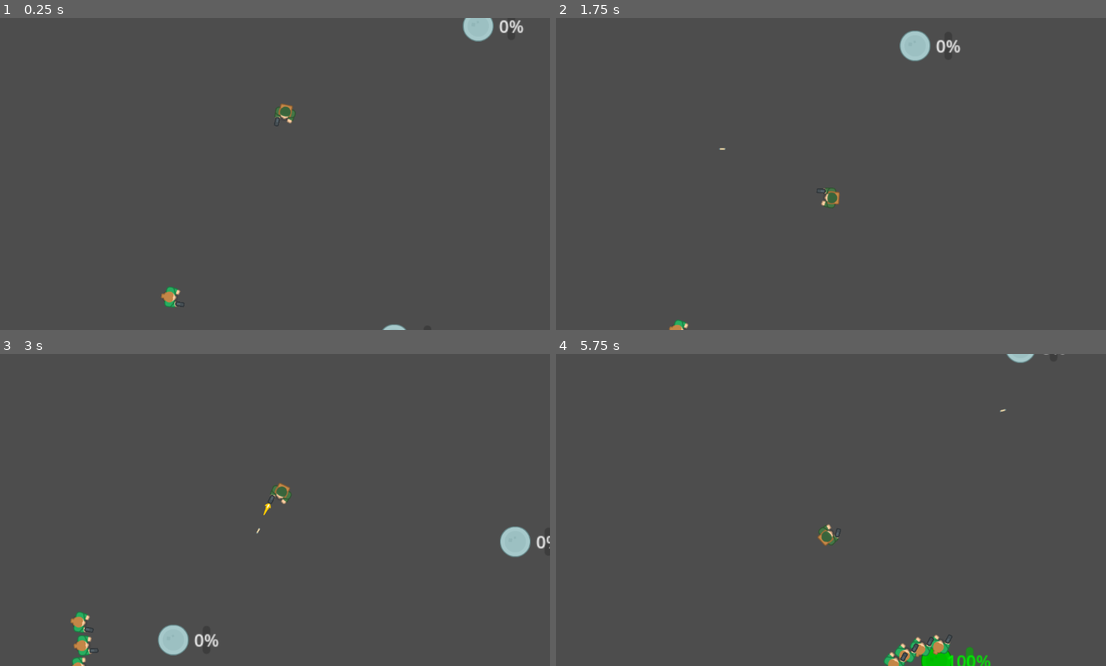
Above: before the commit, frames 1-4 (two rows, left to right).
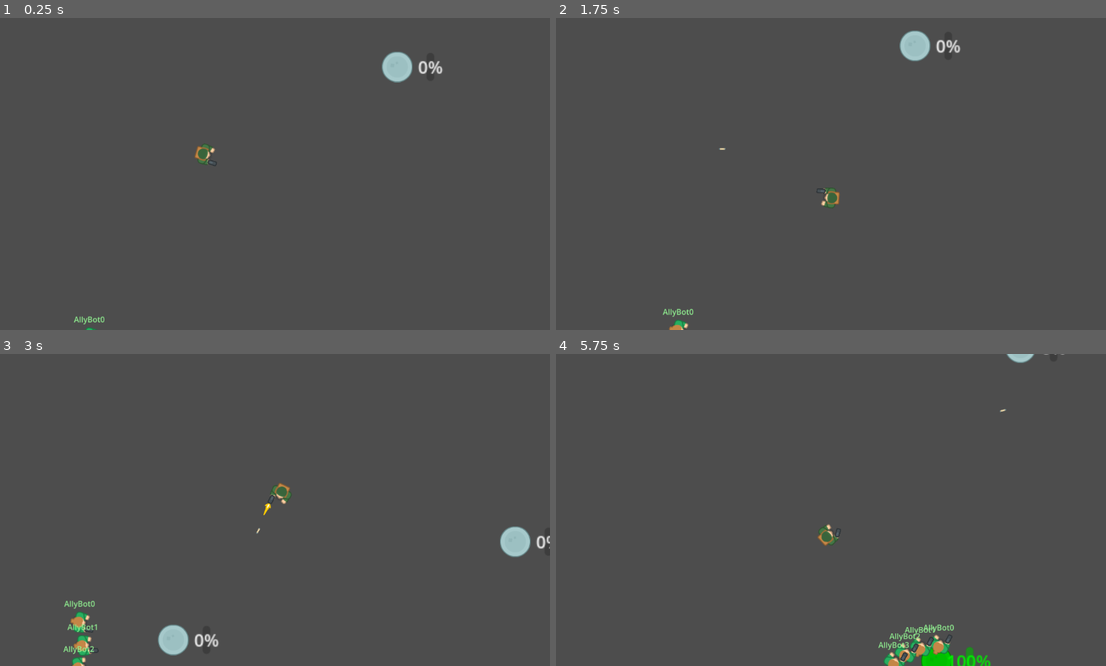
Above: after the commit, the same moments.

Repository: ZeromaXHe/MyGitRepository
Game: Godot game, scene res://scenes/main.tscn
The game is run twice, just before and just after one commit, with the same random seed, the same clock (stepped at 60 frames per second) and the same inputs.
Inputs (mouse positions are in pixels of both pictures, inside the frame that each line leads up to):
- Up to frame 1 (0.25 s): no input
- Up to frame 2 (1.75 s): move the mouse to (952, 158) at 0.52 s; hold D (right) 0.53-1.28 s; click (952, 158) at 0.6 s; move the mouse to (715, 189) at 1.27 s; hold S (down) from 1.28 s (still down); click (715, 189) at 1.35 s
- Up to frame 3 (3 s): move the mouse to (330, 441) at 2.02 s; release S (down) at 2.03 s; hold D (right) 2.03-2.78 s; click (330, 441) at 2.1 s; move the mouse to (242, 572) at 2.77 s; hold W (up) from 2.78 s (still down); click (242, 572) at 2.85 s
- Up to frame 4 (5.75 s): move the mouse to (996, 556) at 3.52 s; release W (up) at 3.53 s; hold A (left) 3.53-5.03 s; click (996, 556) at 3.6 s; tap R (reload) at 4.15 s; move the mouse to (660, 463) at 4.27 s; click (660, 463) at 4.35 s; move the mouse to (858, 510) at 5.02 s; hold S (down) from 5.03 s (still down); click (858, 510) at 5.1 s

The runs differ from the first frame. In frame 1, 1.6% of the frame differs, in the area x 13-96%, y 0-100%; in frame 2, less than 0.1%; in frame 3, 0.2%; in frame 4, 0.3%.

Commit message:
feature(GodotDemo): GodotProjects 俯视角射击游戏 - Bullet 相关重构; 给 Actor 加上名字标签

Diff:
--- a/GodotDemo/GodotProjects/scenes/ally.tscn
+++ b/GodotDemo/GodotProjects/scenes/ally.tscn
@@ -29,3 +29,7 @@
 
 [node name="Team" parent="." instance=ExtResource("6_r3vll")]
 side = 1
+
+[node name="NameLabelTransform" type="RemoteTransform2D" parent="."]
+update_rotation = false
+update_scale = false
--- a/GodotDemo/GodotProjects/scenes/enemy.tscn
+++ b/GodotDemo/GodotProjects/scenes/enemy.tscn
@@ -29,3 +29,7 @@
 
 [node name="Team" parent="." instance=ExtResource("6_qytbh")]
 side = 2
+
+[node name="NameLabelTransform" type="RemoteTransform2D" parent="."]
+update_rotation = false
+update_scale = false
--- a/GodotDemo/GodotProjects/scenes/main.tscn
+++ b/GodotDemo/GodotProjects/scenes/main.tscn
@@ -8,6 +8,7 @@
 [ext_resource type="PackedScene" uid="uid://ejyelg0drrkc" path="res://scenes/map_ai.tscn" id="6_sp66p"]
 [ext_resource type="PackedScene" uid="uid://cj7v1r6xwgcd4" path="res://scenes/capturable_base.tscn" id="6_w1ort"]
 [ext_resource type="Texture2D" uid="uid://dk6x4qtsry04e" path="res://assets/top_down_shooter/Tilesheet/tilesheet_complete.png" id="8_gbds6"]
+[ext_resource type="Script" path="res://scripts/name_labels_manager.gd" id="9_06alu"]
 
 [sub_resource type="TileSetAtlasSource" id="TileSetAtlasSource_psymo"]
 texture = ExtResource("8_gbds6")
@@ -561,7 +562,7 @@
 script = ExtResource("1_2etsu")
 
 [node name="Camera2D" type="Camera2D" parent="."]
-position = Vector2(-100, 466)
+position = Vector2(519, 153)
 position_smoothing_enabled = true
 
 [node name="CapturableBaseManager" type="Node2D" parent="."]
@@ -621,3 +622,15 @@
 [node name="Ground" type="TileMap" parent="."]
 tile_set = SubResource("TileSet_il0hw")
 format = 2
+
+[node name="GUI" type="Control" parent="."]
+layout_mode = 3
+anchors_preset = 0
+offset_right = 40.0
+offset_bottom = 40.0
+
+[node name="NameLabelsManager" type="Control" parent="GUI"]
+anchors_preset = 0
+offset_right = 40.0
+offset_bottom = 40.0
+script = ExtResource("9_06alu")
--- a/GodotDemo/GodotProjects/scenes/player.tscn
+++ b/GodotDemo/GodotProjects/scenes/player.tscn
@@ -12,7 +12,6 @@
 
 [node name="Player" type="CharacterBody2D" groups=["player"]]
 script = ExtResource("1_mu2a5")
-speed = null
 
 [node name="BodyImg" type="Sprite2D" parent="."]
 texture = ExtResource("2_tgrye")
--- a/GodotDemo/GodotProjects/scripts/actor.gd
+++ b/GodotDemo/GodotProjects/scripts/actor.gd
@@ -2,7 +2,7 @@
 class_name Actor
 
 
-signal died
+signal died(actor: Actor, killer)
 
 
 @export var speed: int = 100
@@ -11,12 +11,29 @@
 @onready var ai: AI = $AI
 @onready var weapon: Weapon = $Weapon
 @onready var team: Team = $Team
+@onready var name_label_transform: RemoteTransform2D = $NameLabelTransform
+
+var spawn_idx: int = -1
+var name_label_node2d: Node2D = null
 
 
 func _ready():
 	ai.initialize(self, weapon, team.side)
-	weapon.initialize(team.side)
+	weapon.initialize(team.side, self)
 
+
+func set_name_label_node2d(name_label_node2d: Node2D):
+	self.name_label_node2d = name_label_node2d
+	self.name_label_transform.remote_path = name_label_node2d.get_path()
+
+
+func set_ai_advance_to(target_base: CapturableBase):
+	if target_base != null:
+		ai.advance_to(target_base)
+
+
+func set_actor_name(actor_name: String):
+	self.name = actor_name
 
 func rotate_toward(location: Vector2) -> float:
 	var angle_to_location = global_position \
@@ -43,11 +60,13 @@
 
 func handle_hit(bullet: Bullet):
 	health.hp -= bullet.damage
-	print("enemy hit! ", health.hp)
+	print("actor ", name, " hit! ", health.hp)
 	if health.hp <= 0:
-		die()
+		die(bullet)
 
 
-func die():
-	died.emit()
+func die(bullet: Bullet):
+	died.emit(self, bullet.shooter)
+	if (name_label_node2d != null):
+		name_label_node2d.queue_free()
 	queue_free()
--- a/GodotDemo/GodotProjects/scripts/ai.gd
+++ b/GodotDemo/GodotProjects/scripts/ai.gd
@@ -75,6 +75,11 @@
 	weapon.weapon_out_of_ammo.connect(handle_reload)
 
 
+func advance_to(target_base: CapturableBase):
+	next_base_position = target_base.global_position
+	set_state(State.ADVANCE)
+
+
 func set_state(new_state: State):
 	if new_state == state:
 		return
--- a/GodotDemo/GodotProjects/scripts/bullet.gd
+++ b/GodotDemo/GodotProjects/scripts/bullet.gd
@@ -7,6 +7,7 @@
 
 var direction := Vector2.ZERO
 var team_side: Team.Side = -1
+var shooter = null
 
 func _physics_process(delta):
 	if direction != Vector2.ZERO:
--- a/GodotDemo/GodotProjects/scripts/bullet_manager.gd
+++ b/GodotDemo/GodotProjects/scripts/bullet_manager.gd
@@ -2,8 +2,5 @@
 extends Node2D
 
 
-func handle_bullet_spawned(bullet: Bullet, team_side: Team.Side, posi, direction):
-	bullet.global_position = posi
-	bullet.set_direction(direction)
-	bullet.team_side = team_side
+func handle_bullet_spawned(bullet: Bullet):
 	add_child(bullet)
--- a/GodotDemo/GodotProjects/scripts/capturable_base.gd
+++ b/GodotDemo/GodotProjects/scripts/capturable_base.gd
@@ -71,6 +71,8 @@
 
 
 func set_team(new_team: Team.Side):
+	if (team.side == new_team):
+		return
 	team.side = new_team
 	base_captured.emit(new_team)
 	sprite_2d.modulate = get_color(new_team)
--- a/GodotDemo/GodotProjects/scripts/global_signals.gd
+++ b/GodotDemo/GodotProjects/scripts/global_signals.gd
@@ -1,3 +1,3 @@
 extends Node
 
-signal bullet_fired(bullet: Bullet, team_side: Team.Side, posi, direction)
+signal bullet_fired(bullet: Bullet)
--- a/GodotDemo/GodotProjects/scripts/main.gd
+++ b/GodotDemo/GodotProjects/scripts/main.gd
@@ -7,7 +7,7 @@
 @onready var enemy_ai: MapAI = $EnemyMapAI
 @onready var bullet_manager: BulletManager = $BulletManager
 @onready var camera: Camera2D = $Camera2D
-
+@onready var name_labels_manager: NameLabelsManager = $GUI/NameLabelsManager
 
 func _ready():
 	# 刷新随机种子
@@ -18,6 +18,8 @@
 	var enemy_respawns = $EnemyRespawnPoints
 
 	var bases = capturable_base_manager.get_capturable_bases()
+	ally_ai.unit_spawned.connect(name_labels_manager.handle_unit_spawned)
+	enemy_ai.unit_spawned.connect(name_labels_manager.handle_unit_spawned)
 	ally_ai.initialize(bases, ally_respawns.get_children())
 	enemy_ai.initialize(bases, enemy_respawns.get_children())
 
@@ -28,4 +30,8 @@
 	var player_instance: Player = player.instantiate()
 	add_child(player_instance)
 	player_instance.set_camera_transform(camera.get_path())
-	player_instance.died.connect(spawn_player)
+	player_instance.died.connect(handle_player_death)
+
+
+func handle_player_death(killer):
+	spawn_player()
--- a/GodotDemo/GodotProjects/scripts/map_ai.gd
+++ b/GodotDemo/GodotProjects/scripts/map_ai.gd
@@ -1,5 +1,9 @@
 extends Node2D
 class_name MapAI
+
+
+signal unit_spawned(actor: Actor)
+
 
 enum BaseCaptureStartOrder {
 	FIRST,
@@ -18,7 +22,7 @@
 var target_base: CapturableBase = null
 var capturable_bases: Array = []
 var respawn_points: Array = []
-var next_spawn_to_use: int = 0
+var spawn_idx_stack: Array = []
 
 
 func initialize(capturable_bases: Array, respawn_points: Array):
@@ -28,14 +32,25 @@
 	team.side = team_side
 
 	self.respawn_points = respawn_points
-	for respawn in respawn_points:
-		spawn_unit(respawn.global_position)
+	# 初始化单位
+	for i in range(respawn_points.size()):
+		spawn_unit(respawn_points[i].global_position, i)
 	self.capturable_bases = capturable_bases
 
 	for base in capturable_bases:
 		(base as CapturableBase).base_captured.connect(handle_base_captured)
 
 	check_for_capturable_bases()
+
+
+func get_actor_name_prefix(side: Team.Side) -> String:
+	match (side):
+		Team.Side.PLAYER:
+			return "Ally"
+		Team.Side.ENEMY:
+			return "Enemy"
+		_:
+			return "Npc"
 
 
 func handle_base_captured(_new_team: Team.Side):
@@ -62,35 +77,32 @@
 
 func assign_next_capturable_base_to_units():
 	for unit in unit_container.get_children():
-		set_unit_ai_advance_to_target_base(unit)
+		unit.set_ai_advance_to(target_base)
 
 
-func spawn_unit(spawn_location: Vector2):
+func spawn_unit(spawn_location: Vector2, spawn_idx: int):
 	var unit_instance = unit_scene.instantiate() as Actor
 	unit_instance.global_position = spawn_location
 	unit_instance.died.connect(handle_unit_death)
+	unit_instance.set_actor_name(get_actor_name_prefix(team.side) + "Bot" + str(spawn_idx))
+	unit_instance.spawn_idx = spawn_idx
 	unit_container.add_child(unit_instance)
+	# _ready() 是在进入场景树时调用，所以必须 add_child() 之后才会初始化 actor 的 ai
+	unit_instance.set_ai_advance_to(target_base)
 
-	# 必须在 add_child() 后，否则 ai 还没初始化
-	set_unit_ai_advance_to_target_base(unit_instance)
+	unit_spawned.emit(unit_instance)
 
 
-func set_unit_ai_advance_to_target_base(unit: Actor):
-	if target_base != null:
-		var ai: AI = unit.ai
-		ai.next_base_position = target_base.global_position
-		ai.set_state(AI.State.ADVANCE)
-
-
-func handle_unit_death():
-	if respawn_timer.is_stopped() and unit_container.get_children().size() < max_units_alive:
+func handle_unit_death(unit: Actor, killer):
+	spawn_idx_stack.push_back(unit.spawn_idx)
+	if respawn_timer.is_stopped():
 		respawn_timer.start()
 
 
 func _on_respawn_timer_timeout() -> void:
-	var respawn = respawn_points[next_spawn_to_use]
-	spawn_unit(respawn.global_position)
-	next_spawn_to_use += 1
-	next_spawn_to_use %= respawn_points.size()
-	if unit_container.get_children().size() < max_units_alive:
+	var next_spawn_idx = spawn_idx_stack.back()
+	var respawn = respawn_points[next_spawn_idx]
+	spawn_unit(respawn.global_position, next_spawn_idx)
+	spawn_idx_stack.pop_back()
+	if not spawn_idx_stack.is_empty():
 		respawn_timer.start()
--- /dev/null
+++ b/GodotDemo/GodotProjects/scripts/name_labels_manager.gd
@@ -0,0 +1,35 @@
+extends Control
+class_name NameLabelsManager
+
+func handle_unit_spawned(actor: Actor):
+	print("name label manager handling unit spawned: ", actor.name)
+	# 现在的实现比较屎，因为 RemoteTransform2D 只能把位置坐标发给继承 Node2D 的节点
+	var name_label_node2d: Node2D = Node2D.new()
+	name_label_node2d.name = actor.name + "NameLabelNode2D"
+	name_label_node2d.global_position = actor.global_position
+	add_child(name_label_node2d)
+
+	var name_label: Label = Label.new()
+	name_label.name = actor.name + "NameLabel"
+	name_label.horizontal_alignment = HORIZONTAL_ALIGNMENT_CENTER
+	name_label.vertical_alignment = VERTICAL_ALIGNMENT_CENTER
+	# FIXME: 这里坐标写死了，需要看看有没有更好的实现方式
+	name_label.position = Vector2(-32, -50)
+	name_label.text = actor.name
+	name_label.modulate = get_name_label_color(actor.team.side)
+	# FIXME: 锚点貌似得在 UI Container 节点中生效，应该用 pivot。但 pivot 获取不到正确的 size
+	name_label.set_anchors_preset(Control.PRESET_CENTER)
+	name_label.pivot_offset = name_label.size / 2
+	name_label_node2d.add_child(name_label)
+
+	actor.set_name_label_node2d(name_label_node2d)
+
+
+func get_name_label_color(side: Team.Side) -> Color:
+	match (side):
+		Team.Side.PLAYER:
+			return Color.LIGHT_GREEN
+		Team.Side.ENEMY:
+			return Color.LIGHT_CORAL
+		_:
+			return Color.WHITE
--- a/GodotDemo/GodotProjects/scripts/player.gd
+++ b/GodotDemo/GodotProjects/scripts/player.gd
@@ -2,7 +2,7 @@
 extends CharacterBody2D
 
 
-signal died
+signal died(killer)
 
 
 @export var speed: int = 300
@@ -14,7 +14,7 @@
 
 
 func _ready():
-	weapon.initialize(team.side)
+	weapon.initialize(team.side, self)
 
 
 func _physics_process(delta):
@@ -53,10 +53,10 @@
 	health.hp -= bullet.damage
 	print("player hit! ", health.hp)
 	if health.hp <= 0:
-		die()
+		die(bullet)
 
 
-func die():
+func die(bullet: Bullet):
 	print("player died!!!")
-	died.emit()
+	died.emit(bullet.shooter)
 	queue_free()
--- a/GodotDemo/GodotProjects/scripts/weapon.gd
+++ b/GodotDemo/GodotProjects/scripts/weapon.gd
@@ -15,13 +15,16 @@
 var max_ammo: int = 10
 var current_ammo: int = max_ammo
 
+var holder = null
+
 
 func _ready() -> void:
 	muzzle_flash.hide()
 
 
-func initialize(team_side: Team.Side):
+func initialize(team_side: Team.Side, holder):
 	self.team_side = team_side
+	self.holder = holder
 
 
 func start_reload():
@@ -40,10 +43,14 @@
 		return
 
 	var bullet: Bullet = bullet_scene.instantiate()
+	bullet.shooter = holder
+	bullet.global_position = muzzle.global_position
 	# direction_to 不需要重复 normalized()
 	var direction: Vector2 = barrel.global_position \
 			.direction_to(muzzle.global_position)
-	GlobalSignals.bullet_fired.emit(bullet, team_side, muzzle.global_position, direction)
+	bullet.set_direction(direction)
+	bullet.team_side = team_side
+	GlobalSignals.bullet_fired.emit(bullet)
 
 	# 开启攻击冷却计时器
 	attack_cooldown.start()
Not shown: 1 places in GodotDemo/GodotProjects/scenes/main.tscn that only renumber resources
